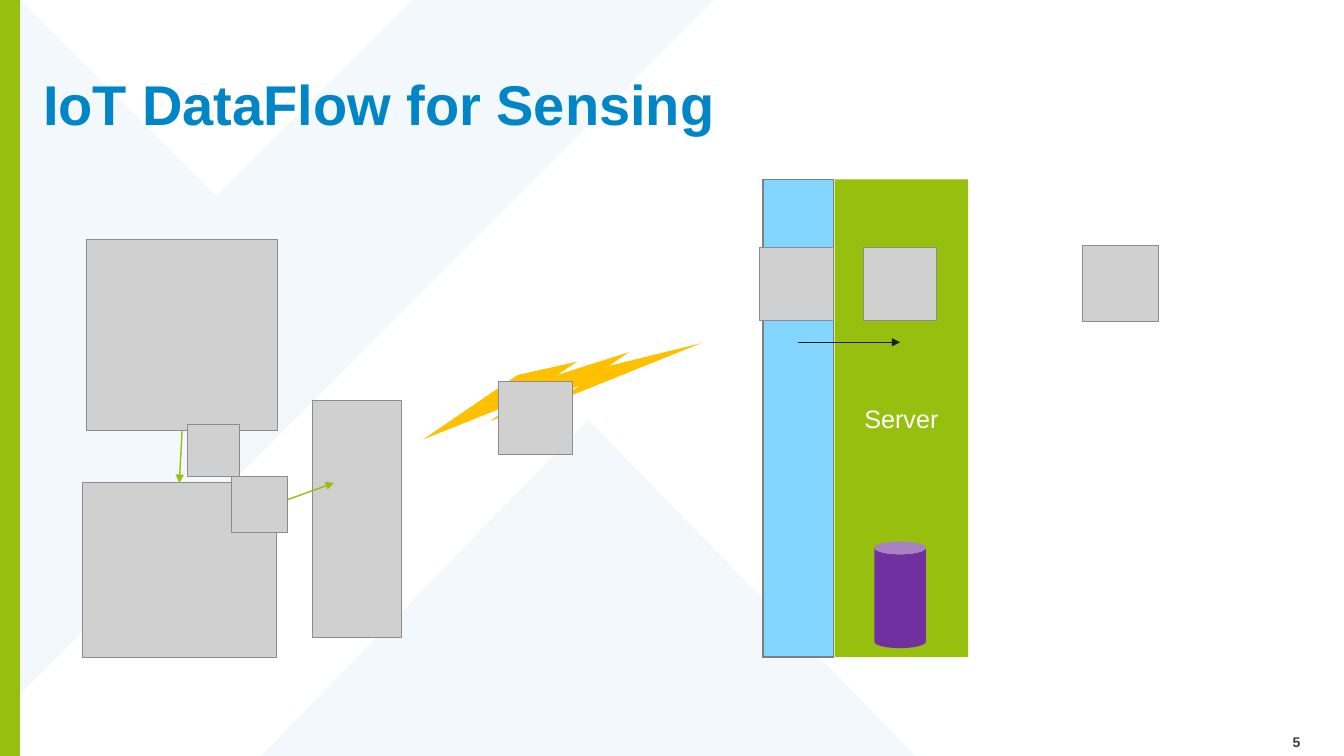
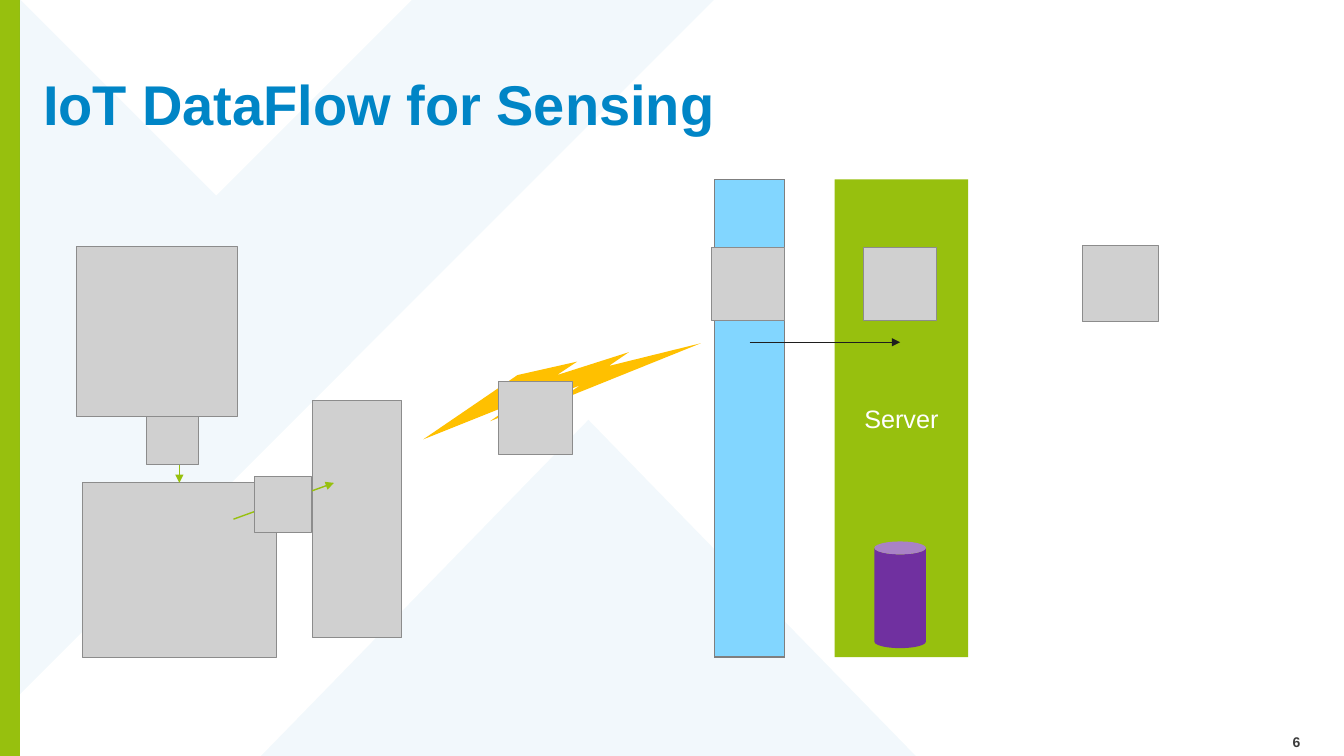
Before and after one commit to Geonovum/Workshop-OGC-Sensor-APIs-basis, a slide deck: slide 6 of Presentatie/SensorThingsAPI_AbInitio.pptx (slide 5 before the commit). Drawn at 1344x756 pixels with LibreOffice and Linux fonts; fonts in the diff are those of the drawing; grey boxes stand for pictures; background and template pictures are left out. Boxes give left, top, right and bottom in pixels: in the first picture for what was removed or moved away, otherwise in the second. Text is boxed around its words. In the diff, an @@ line names an element or a change of style, - is before the commit and + after.

```diff
--- a/Presentatie/SensorThingsAPI_AbInitio.pptx
+++ b/Presentatie/SensorThingsAPI_AbInitio.pptx
@@ rectangle: place and size @@
-rectangle at box(763, 179, 834, 657)
+rectangle at box(715, 179, 785, 657)
@@ picture: place and size @@
-picture at box(87, 240, 277, 431)
+picture at box(76, 247, 237, 417)
@@ picture: place and size @@
-picture at box(760, 247, 834, 321)
+picture at box(712, 247, 785, 321)
@@ arrow moved from (799, 343) - (900, 343) to (750, 343) - (900, 343) @@
@@ picture added at box(146, 413, 199, 466) @@
@@ arrow moved from (182, 432) - (179, 483) to (179, 394) - (179, 483) @@
@@ picture removed at box(188, 424, 240, 477) @@
@@ picture: place and size @@
-picture at box(232, 476, 288, 532)
+picture at box(255, 476, 312, 532)
@@ page number at box(1293, 737, 1301, 747): text changed @@
-5
+6
```
Also in this commit, not shown: 9 other slides changed, 1 slide added, 5 other files.
